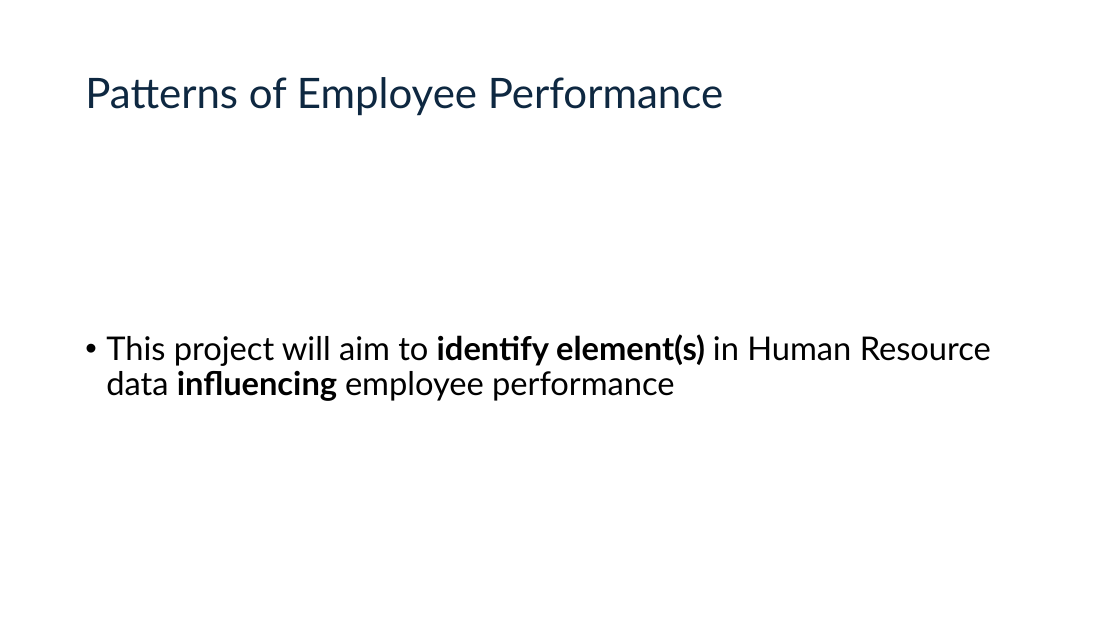
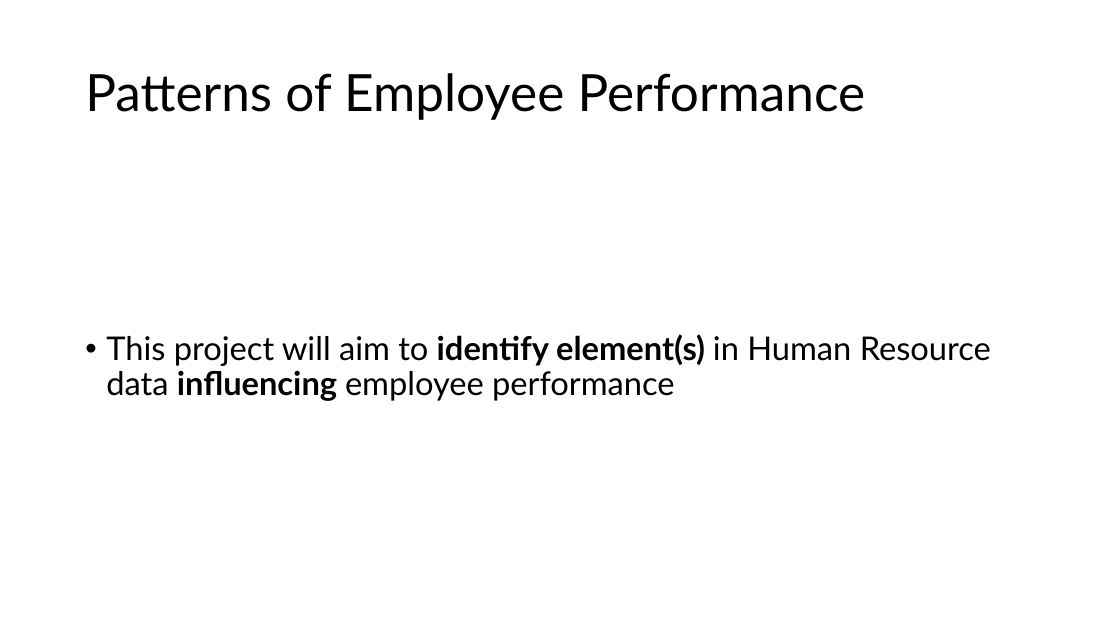
Before and after one commit to alexminsung/EDA-Practice, a slide deck: slide 4 of 2025-09-13/Identifying Patterns of Employee Performance.pptx. Drawn at 1120x630 pixels with LibreOffice and Linux fonts; fonts in the diff are those of the drawing. Boxes give left, top, right and bottom in pixels: in the first picture for what was removed or moved away, otherwise in the second. Text is boxed around its words. In the diff, an @@ line names an element or a change of style, - is before the commit and + after.

```diff
--- a/2025-09-13/Identifying Patterns of Employee Performance.pptx
+++ b/2025-09-13/Identifying Patterns of Employee Performance.pptx
@@ title "Patterns of Employee Performance" at (85,73,866,120): size 36 to 44 pt, text colour #0E2841 to #000000 @@
```
Also in this commit, not shown: 5 other files.
